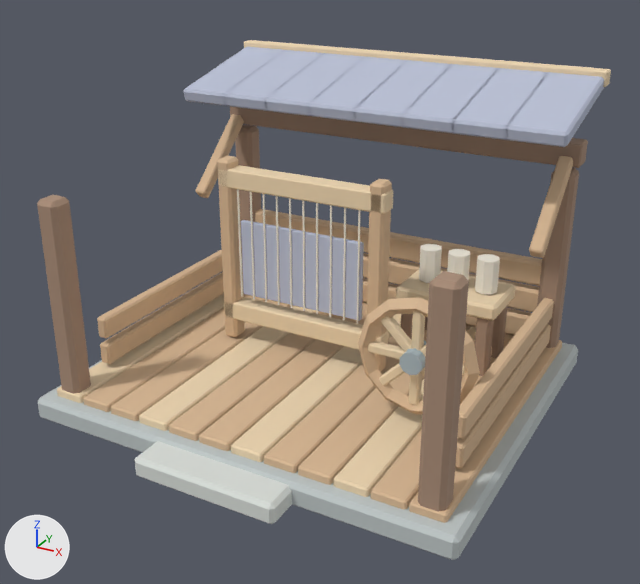
The FBX model unity/Assets/Resources/ForestArt/clothier.fbx, before and after one commit.
The view is the same before and after, from a camera (50 mm lens) standing at (2.94, -5.39, 3.54) and looking at (0.09, -0.2, 0.94). Lighting does not change. The marker at lower left points along +X, +Y and +Z. The first picture is the older version. Where no turn or scale is listed for an object, it has been applied to the vertices. Vertices at exactly the same position are counted once.

Names of what the first picture shows: 'clothier_mesh'.
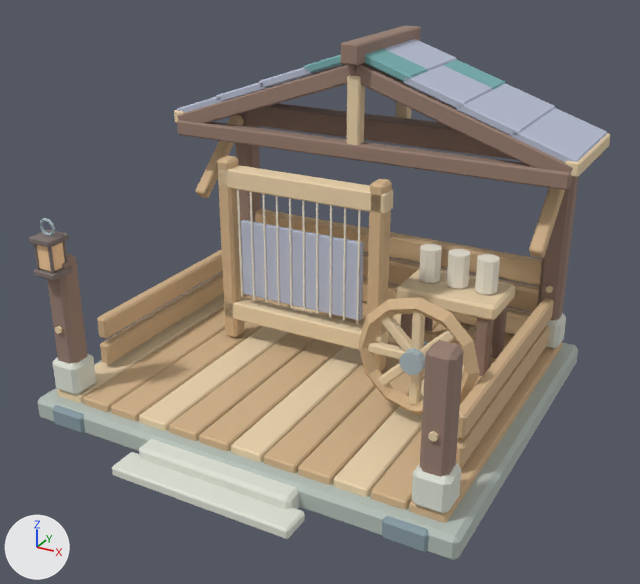
What differs and where, as boxes [x1, y1, x2, y2] in the pictures (640 x 584 px; the box of a moved part takes in the faces that stretch with it):
'clothier_mesh', reshaped: before [37, 40, 611, 560]; after [29, 26, 610, 560]
part 1 of me_cube_1527, moved or reshaped: before [37, 195, 91, 394]; after [47, 254, 88, 364]
part 2 of me_cube_1527, added: after [55, 326, 63, 334]
part 3 of me_cube_1527, moved or reshaped: before [235, 125, 261, 222]; after [235, 112, 261, 222]
part 4 of me_cube_1527, moved or reshaped: before [418, 271, 469, 512]; after [420, 340, 464, 477]
part 5 of me_cube_1527, added: after [428, 431, 438, 442]
part 6 of me_cube_1527, moved or reshaped: before [537, 168, 579, 348]; after [537, 176, 579, 321]
part 7 of me_cube_1527, added: after [545, 286, 553, 293]
part 8 of me_cube_1527, moved or reshaped: before [244, 40, 611, 87]; after [177, 120, 573, 190]
part 9 of me_cube_1527, moved or reshaped: before [135, 441, 292, 524]; after [139, 439, 299, 509]
part 10 of me_cube_1527, added: after [40, 218, 55, 236]
part 11 of me_cube_1527, reshaped: before [183, 47, 604, 147]; after [174, 26, 610, 177]
part 12 of me_cube_1527, added: after [29, 230, 461, 552]
part 13 of me_cube_1527, added: after [546, 313, 566, 349]

Patch to the scene script:
```diff
--- a/unity/Assets/Resources/ForestArt/clothier.fbx.py
+++ b/unity/Assets/Resources/ForestArt/clothier.fbx.py
@@ me_cube_1527 @@
-me_cube_1527.from_pydata(...)  # 1696 vertices, 3120 faces; spans x -1.66..1.66, y -1.64..1.56, z 0.0..2.4
+me_cube_1527.from_pydata(...)  # 2752 vertices, 5056 faces; spans x -1.68..1.68, y -1.7..1.52, z 0.0..2.62
+# me_cube_1527 part 1: the loose piece of 24 vertices spanning x -1.52..-1.34, y -1.29..-1.11, z 0.2..1.7 is scaled about its middle by (1, 1, 0.691), then moved by (0.0, 0.0, -0.2)
+# me_cube_1527 part 2: a new loose piece, a 6-sided cylinder along y spanning x -1.455..-1.405, y -1.312..-1.288, z 0.721..0.779, in mat_forest_endgrain (beige #edd5af)
+# me_cube_1527 part 3: the loose piece of 24 vertices spanning x -1.52..-1.34, y 1.11..1.29, z 0.2..1.7 is scaled about the mesh origin by (1, 1, 1.14)
+# me_cube_1527 part 4: the loose piece of 24 vertices spanning x 1.34..1.52, y -1.29..-1.11, z 0.2..1.7 is scaled about its middle by (1, 1, 0.691), then moved by (0.0, 0.0, -0.2)
+# me_cube_1527 part 5: a new loose piece, a 6-sided cylinder along y spanning x 1.405..1.455, y -1.312..-1.288, z 0.721..0.779, in mat_forest_endgrain (beige #edd5af)
+# me_cube_1527 part 6: the loose piece of 24 vertices spanning x 1.34..1.52, y 1.11..1.29, z 0.2..1.7 is scaled about the mesh origin by (1, 1, 1.14)
+# me_cube_1527 part 7: a new loose piece, a 6-sided cylinder along y spanning x 1.405..1.455, y 1.088..1.112, z 0.721..0.779, in mat_forest_endgrain (beige #edd5af)
+# me_cube_1527 part 8: the loose piece of 24 vertices spanning x -1.6..1.6, y 1.44..1.56, z 2.28..2.4 is scaled about its middle by (1.02, 1, 1), then moved by (0.0, -0.99, -0.52), in mat_forest_bark (brown #997f72)
+# me_cube_1527 part 9: the loose piece of 24 vertices spanning x -0.55..0.55, y -1.64..-1.28, z 0.0..0.16 is scaled about its middle by (1.1, 0.582, 1.03), then moved by (0.0, 0.04, 0.0)
+# me_cube_1527 part 10: the loose piece of 48 vertices spanning x 0.53..1.41, y -0.52..-0.4, z 0.31..1.19 is copied, and the copy is scaled about its middle by (0.145, 0.227, 0.145), then moved by (-2.39, -0.83, 0.77), in mat_forest_iron (light grey #abbbc2); it spans x -1.49..-1.35, y -1.3..-1.28, z 1.45..1.59
+# me_cube_1527 part 11: 192 vertices removed from x -1.58..1.58, y 0.49..1.51, z 2.03..2.37; 816 vertices added at x -1.68..1.68, y 0.39..1.52, z 1.76..2.62
+# me_cube_1527 part 12: 288 vertices added at x -1.55..1.55, y -1.7..-1.08, z 0.0..1.46
+# me_cube_1527 part 13: 24 vertices added at x 1.31..1.55, y 1.08..1.32, z 0.23..0.49
+# other edits to the shape of me_cube_1527 do not show in these pictures
 me_cube_1527.materials.append(mat_forest_stone)
@@ me_cube_1527 @@
 me_cube_1527.materials.append(mat_forest_iron)
+me_cube_1527.materials.append(mat_forest_teal)  # cyan #78afb1
+me_cube_1527.materials.append(mat_forest_ember)  # beige #f9ce9f
+me_cube_1527.materials.append(mat_forest_darkwood)  # grey #807370
+me_cube_1527.materials.append(mat_forest_slate)  # greyish cyan #899da5
```
